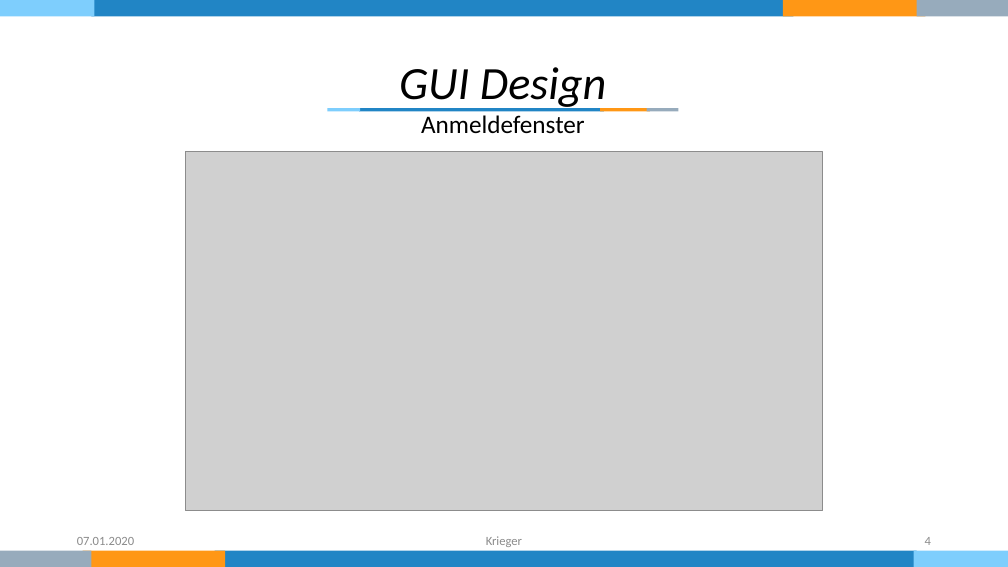
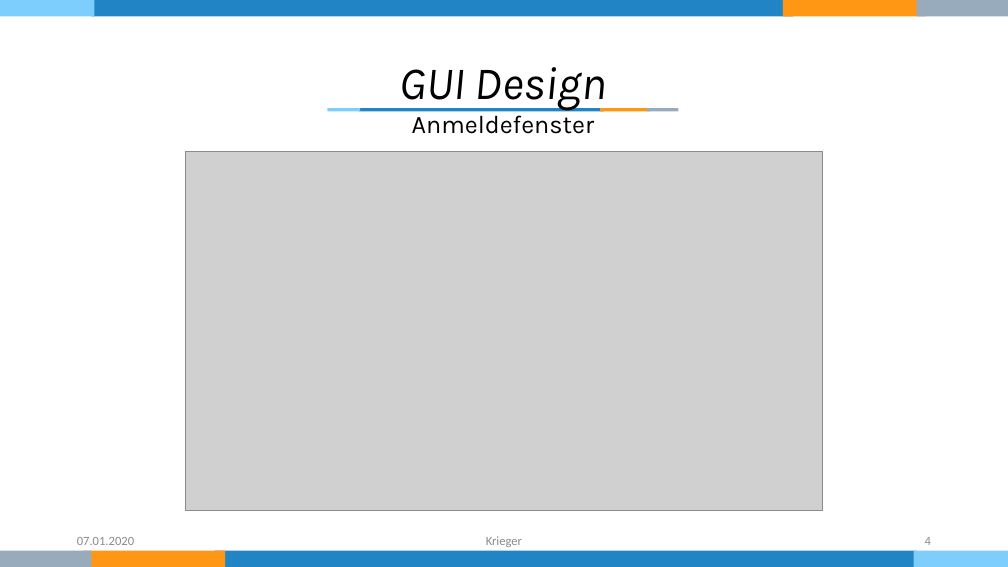
Before and after one commit to KriegersBlog/nordwind-tool, a slide deck: slide 4 of Dokumentation/Präsentation.pptx. Drawn at 1008x567 pixels with LibreOffice and Linux fonts; fonts in the diff are those of the drawing; grey boxes stand for pictures. Boxes give left, top, right and bottom in pixels: in the first picture for what was removed or moved away, otherwise in the second. Text is boxed around its words. In the diff, an @@ line names an element or a change of style, - is before the commit and + after.

```diff
--- a/Dokumentation/Präsentation.pptx
+++ b/Dokumentation/Präsentation.pptx
@@ text "GUI Design" at [399, 67, 607, 110]: font Calibri to Karla @@
@@ text "Anmeldefenster" at [412, 111, 595, 134]: font Calibri to Karla @@
```
Also in this commit, not shown: 4 other slides changed.
